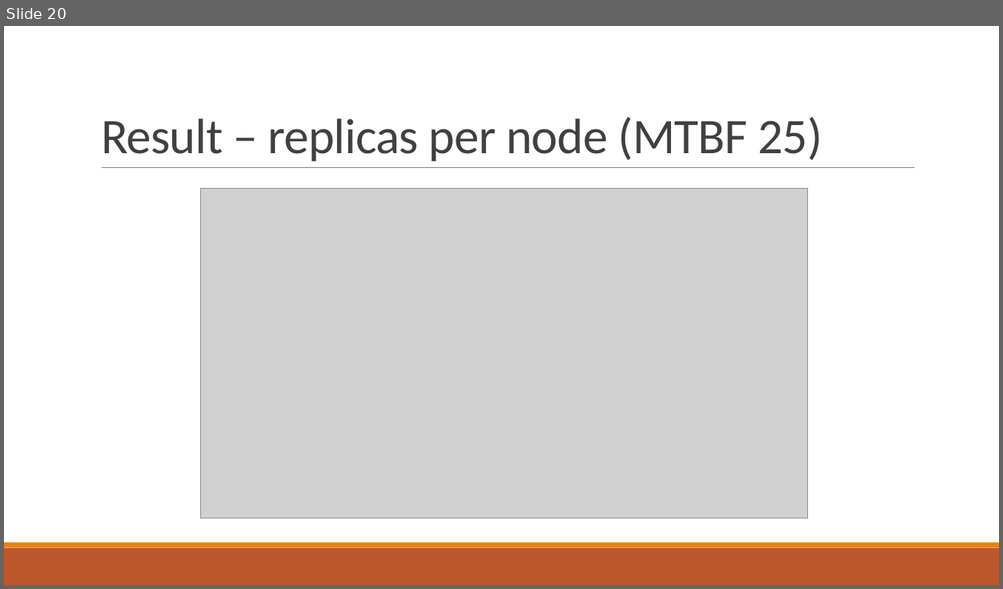
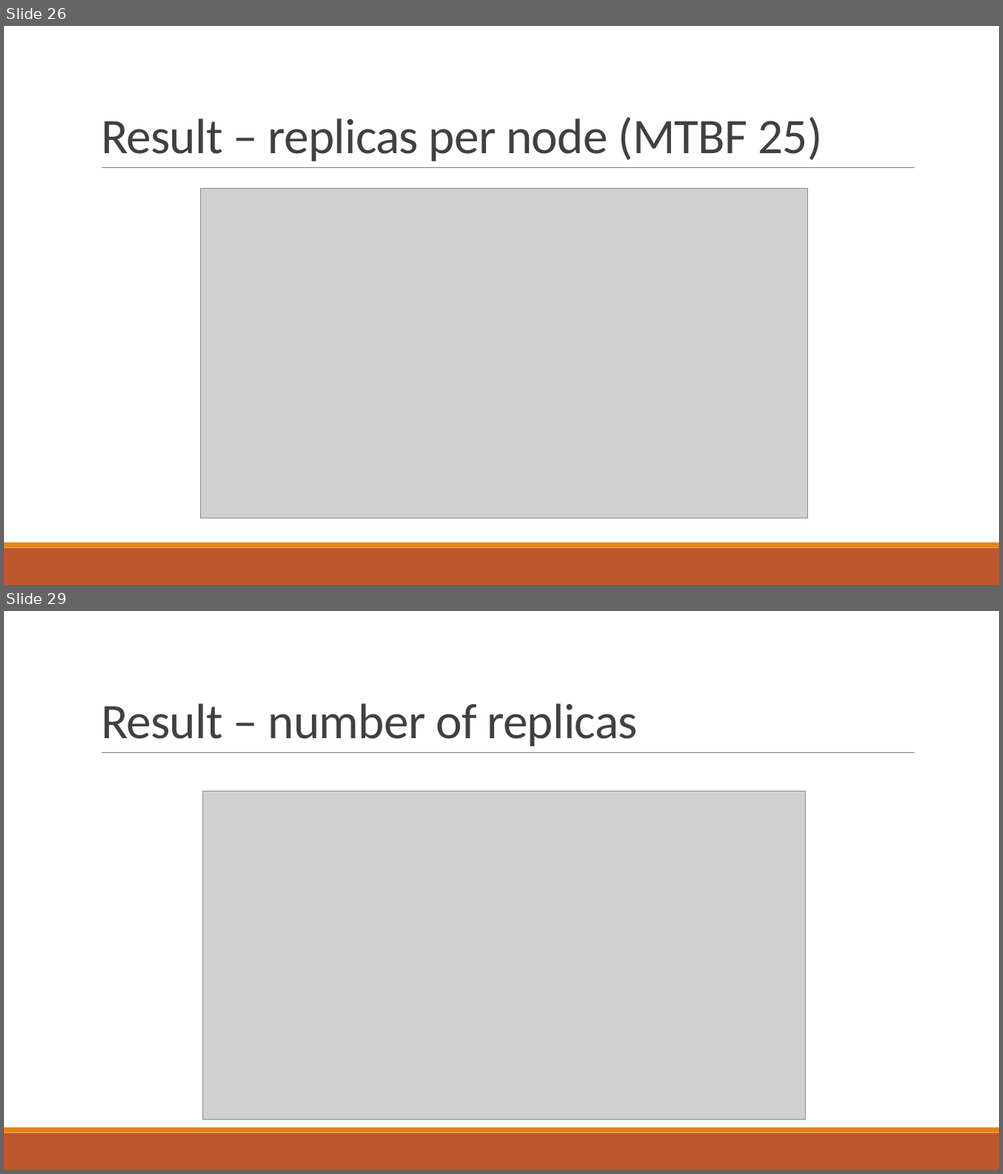
Before and after one commit to PStahl/master_thesis, a slide deck: presentation/presentation.pptx. Shown one above the other, each under a label of ours: slide 20 before the commit, slides 26 and 29 after it; the slides between them are not shown. The pictures are 1003x589 and 1003x1174 pixels, drawn with LibreOffice and Linux fonts; fonts in the diff are those of the drawing; grey boxes stand for pictures. Boxes give left, top, right and bottom in pixels: in the first picture for what was removed or moved away, otherwise in the second. Text is boxed around its words. In the diff, an @@ line names an element or a change of style, - is before the commit and + after.

```diff
--- a/presentation/presentation.pptx
+++ b/presentation/presentation.pptx
@@ slide 29 added at (4,611,999,1170), background #FFFFFF; not listed: 3 template elements that a slide beside it also shows @@
@@ title added at (101,703,637,746), 48 pt, text #404040 @@
+Result – number of replicas
@@ picture added at (202,792,805,1120) @@
@@ what was slide 20 is now slide 26 @@
```
Also in this commit, not shown: 3 slides changed, 10 other slides added, 5 other files.
